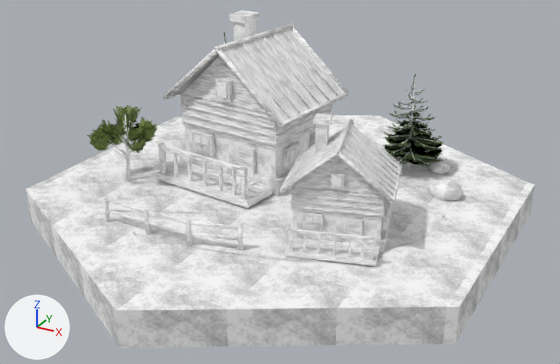
A saved change to the glTF model models/glb/caserio.glb.
Before and after are seen from a camera (50 mm lens) standing at (2.68, -4.89, 2.49) and looking at (0.07, -0.15, 0.11). Lighting does not change. The marker at lower left points along +X, +Y and +Z. The older version comes first. Vertices at exactly the same position are counted once.

The first picture shows 'caserio.002'.
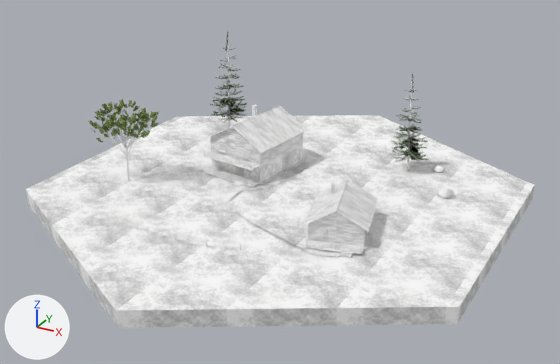
Pixel boxes [x1, y1, x2, y2] of what changed, in the pictures (560 x 364 px; the box of a moved part takes in the faces that stretch with it):
'caserio.002', reshaped (12% shorter): before [25, 10, 535, 348]; after [25, 32, 535, 328]
part 1 of me_caserio_001, moved or reshaped: before [120, 153, 436, 261]; after [205, 162, 303, 191]
part 2 of me_caserio_001, moved or reshaped (not visible before): after [293, 217, 385, 256]
part 3 of me_caserio_001, moved or reshaped: before [284, 148, 394, 195]; after [310, 209, 368, 229]
part 4 of me_caserio_001, moved or reshaped: before [287, 144, 395, 190]; after [308, 207, 366, 225]
part 5 of me_caserio_001, moved or reshaped: before [297, 127, 400, 170]; after [313, 205, 364, 221]
part 6 of me_caserio_001, moved or reshaped: before [289, 139, 396, 185]; after [309, 203, 370, 222]
part 7 of me_caserio_001, moved or reshaped: before [292, 135, 397, 180]; after [314, 200, 371, 220]
part 8 of me_caserio_001, moved or reshaped: before [298, 121, 402, 166]; after [310, 199, 372, 218]
part 9 of me_caserio_001, moved or reshaped: before [294, 131, 399, 175]; after [313, 196, 368, 213]
part 10 of me_caserio_001, moved or reshaped: before [279, 152, 394, 203]; after [311, 195, 372, 213]
part 11 of me_caserio_001, moved or reshaped: before [197, 47, 290, 119]; after [312, 192, 373, 211]
part 12 of me_caserio_001, moved or reshaped: before [242, 44, 301, 114]; after [315, 190, 372, 208]
part 13 of me_caserio_001, moved or reshaped: before [252, 40, 311, 109]; after [318, 190, 373, 206]
part 14 of me_caserio_001, moved or reshaped: before [263, 37, 320, 105]; after [319, 187, 375, 205]
part 15 of me_caserio_001, moved or reshaped (not visible afterwards): before [273, 34, 329, 100]
part 16 of me_caserio_001, moved or reshaped: before [282, 31, 338, 96]; after [323, 182, 375, 200]
part 17 of me_caserio_001, added: after [206, 126, 260, 153]
part 18 of me_caserio_001, moved or reshaped (not visible afterwards): before [163, 48, 282, 127]
part 19 of me_caserio_001, deleted: before [87, 10, 444, 266]
part 20 of me_caserio_001, cut back: before [25, 37, 535, 348]; after [25, 32, 535, 328]

The change, as a diff of the scene's bpy script:
```diff
--- a/models/glb/caserio.glb.py
+++ b/models/glb/caserio.glb.py
@@ me_caserio_001 @@
-me_caserio_001.from_pydata(...)  # 5288 vertices, 6044 faces; spans x -1.73..1.73, y -2.0..2.0, z -0.26..1.21
+me_caserio_001.from_pydata(...)  # 7130 vertices, 8494 faces; spans x -1.73..1.73, y -2.0..2.0, z -0.12..0.96
+# me_caserio_001 part 1: the loose piece of 61 vertices spanning x -1.24..1.28, y -1.15..0.7, z 0.01 is scaled about its middle by (0.304, 0.522, 1), then moved by (-0.39, 0.43, 0.0)
+# me_caserio_001 part 2: the loose piece of 61 vertices spanning x -0.97..-0.93, y -0.8..-0.76, z 0.02 is scaled about its middle by (17.2, 20, 1), then moved by (1.67, 0.28, -0.01)
+# me_caserio_001 part 3: the loose piece of 14 vertices spanning x 0.43..1.13, y -0.76..-0.55, z 0.4..0.71 is scaled about its middle by (0.594, 0.594, 0.426), then moved by (0.0, -0.01, -0.34)
+# me_caserio_001 part 4: the loose piece of 14 vertices spanning x 0.4..1.11, y -0.68..-0.47, z 0.4..0.71 is scaled about its middle by (0.594, 0.594, 0.426), then moved by (0.02, -0.06, -0.34)
+# me_caserio_001 part 5: the loose piece of 14 vertices spanning x 0.31..1.01, y -0.35..-0.14, z 0.4..0.71 is scaled about its middle by (0.594, 0.594, 0.426), then moved by (0.1, -0.36, -0.34)
+# me_caserio_001 part 6: the loose piece of 14 vertices spanning x 0.38..1.09, y -0.6..-0.39, z 0.4..0.71 is scaled about its middle by (0.594, 0.594, 0.426), then moved by (0.02, -0.08, -0.34)
+# me_caserio_001 part 7: the loose piece of 14 vertices spanning x 0.35..1.06, y -0.51..-0.3, z 0.4..0.71 is scaled about its middle by (0.594, 0.594, 0.426), then moved by (0.04, -0.13, -0.34)
+# me_caserio_001 part 8: the loose piece of 14 vertices spanning x 0.28..1.0, y -0.27..-0.05, z 0.38..0.71 is scaled about its middle by (0.594, 0.587, 0.422), then moved by (0.1, -0.34, -0.34), in mat_miniatura___suelo_y_pasto
+# me_caserio_001 part 9: the loose piece of 14 vertices spanning x 0.33..1.04, y -0.43..-0.22, z 0.4..0.71 is scaled about its middle by (0.594, 0.594, 0.426), then moved by (0.04, -0.14, -0.34)
+# me_caserio_001 part 10: the loose piece of 14 vertices spanning x 0.44..1.16, y -0.85..-0.63, z 0.38..0.71 is scaled about its middle by (0.594, 0.587, 0.422), then moved by (-0.09, 0.31, -0.34), in mat_miniatura___suelo_y_pasto
+# me_caserio_001 part 11: the loose piece of 14 vertices spanning x -0.99..0.15, y -0.13..0.02, z 0.62..1.1 is scaled about its middle by (0.371, -0.878, 0.274), then moved by (1.13, -0.35, -0.65), in mat_miniatura___suelo_y_pasto
+# me_caserio_001 part 12: the loose piece of 14 vertices spanning x -0.97..0.16, y 0.01..0.15, z 0.62..1.1 is scaled about its middle by (0.371, -0.878, 0.274), then moved by (1.1, -0.45, -0.65), in mat_miniatura___suelo_y_pasto
+# me_caserio_001 part 13: the loose piece of 14 vertices spanning x -0.95..0.18, y 0.14..0.29, z 0.62..1.1 is scaled about its middle by (0.371, -0.878, 0.274), then moved by (1.07, -0.55, -0.65), in mat_miniatura___suelo_y_pasto
+# me_caserio_001 part 14: the loose piece of 14 vertices spanning x -0.94..0.19, y 0.27..0.42, z 0.62..1.1 is scaled about its middle by (0.371, -0.878, 0.274), then moved by (1.05, -0.65, -0.65), in mat_miniatura___suelo_y_pasto
+# me_caserio_001 part 15: the loose piece of 14 vertices spanning x -0.92..0.21, y 0.41..0.55, z 0.62..1.1 is scaled about its middle by (0.371, -0.878, 0.274), then moved by (1.02, -0.74, -0.65), in mat_miniatura___suelo_y_pasto
+# me_caserio_001 part 16: the loose piece of 14 vertices spanning x -0.91..0.23, y 0.54..0.69, z 0.62..1.1 is scaled about its middle by (0.371, -0.878, 0.274), then moved by (1.0, -0.84, -0.65), in mat_miniatura___suelo_y_pasto
+# me_caserio_001 part 17: the loose piece of 14 vertices spanning x -0.99..0.15, y -0.13..0.02, z 0.62..1.1 is copied, and the copy is scaled about its middle by (0.489, 0.489, 0.343), then moved by (0.0, 0.01, -0.49); it spans x -0.7..-0.14, y -0.08..0.0, z 0.28..0.45
+# me_caserio_001 part 18: the loose piece of 14 vertices spanning x -1.01..0.14, y -0.27..-0.1, z 0.6..1.1 is scaled about its middle by (0.488, 0.456, 0.339), then moved by (0.03, 0.23, -0.48)
+# me_caserio_001 part 19: 504 loose pieces with 3340 vertices, spanning x -1.48..1.17, y -1.16..1.31, z 0.0..1.21, are deleted
+# me_caserio_001 part 20: 60 vertices moved within x -1.2..0.78, y -0.49..0.95, z 0.0..0.77; 1108 vertices removed from x -1.73..1.73, y -2.0..2.0, z -0.26..0.9; 6234 vertices added at x -1.73..1.73, y -2.0..2.0, z -0.12..0.96
+# other edits to the shape of me_caserio_001 do not show in these pictures
 me_caserio_001.materials.append(mat_miniatura___suelo_y_pasto)
```
